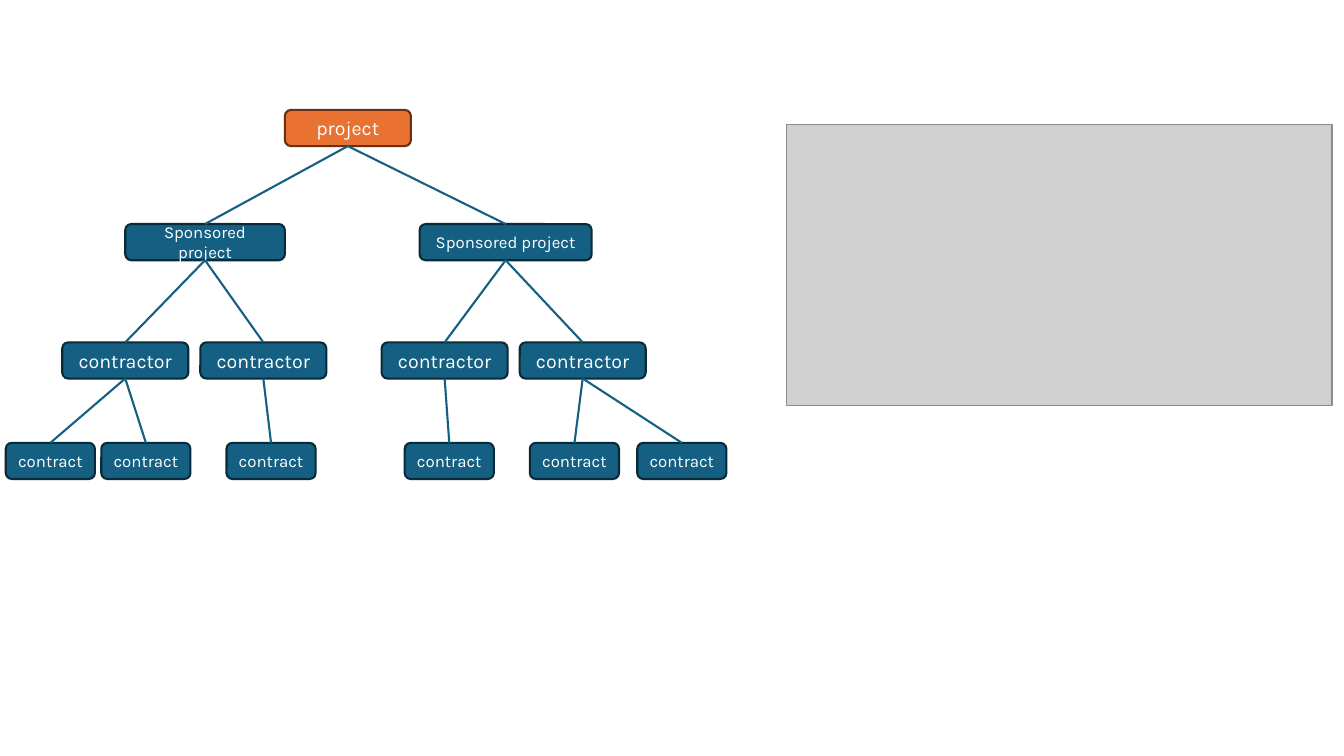
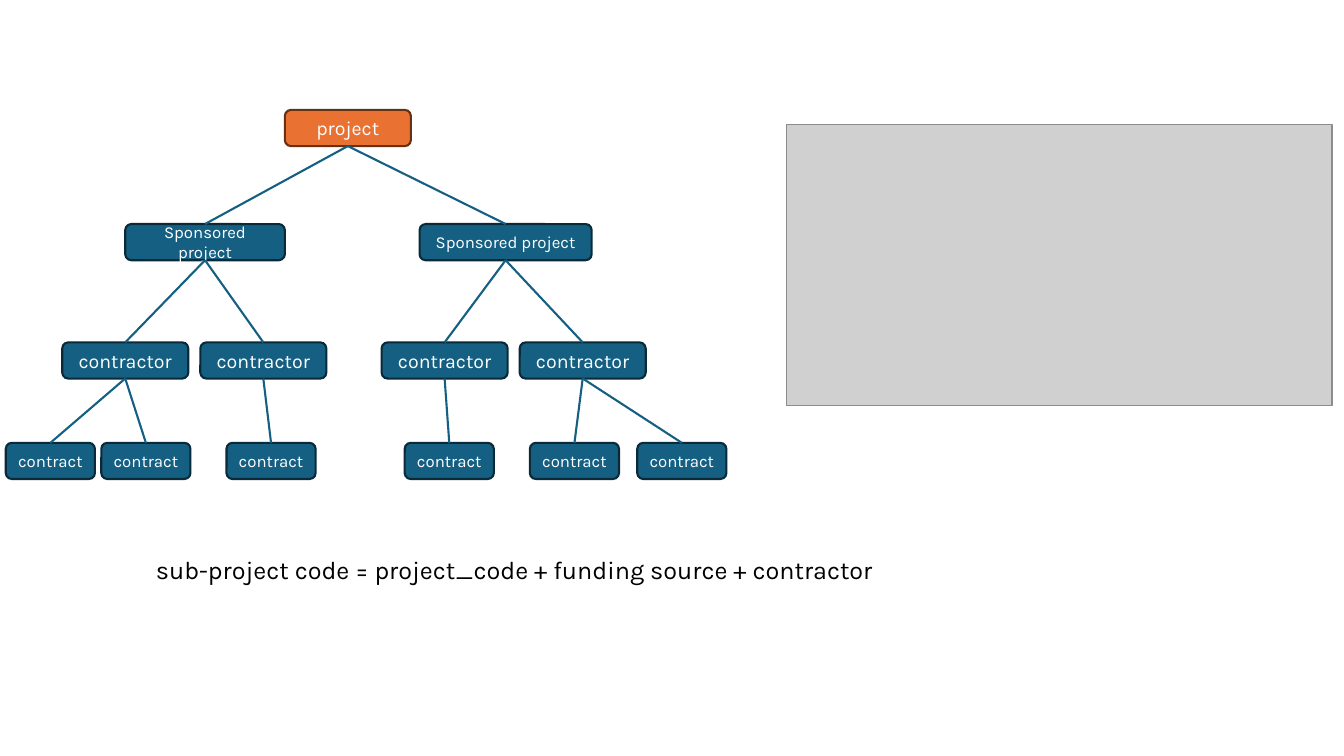
Before and after one commit to WA-Nearshore/seagrass-restoration-processing, a slide deck: slide 13 of docs/seagrass_restoration_storymap_notes.pptx (slide 14 before the commit). Drawn at 1344x756 pixels with LibreOffice and Linux fonts; fonts in the diff are those of the drawing; grey boxes stand for pictures. Boxes give left, top, right and bottom in pixels: in the first picture for what was removed or moved away, otherwise in the second. Text is boxed around its words. In the diff, an @@ line names an element or a change of style, - is before the commit and + after.

```diff
--- a/docs/seagrass_restoration_storymap_notes.pptx
+++ b/docs/seagrass_restoration_storymap_notes.pptx
@@ text added at [156,561,873,585], 18 pt, text #000000 @@
+sub-project code = project_code + funding source + contractor
```
Also in this commit, not shown: 2 other slides changed, 2 slides added, 2 slides removed.
